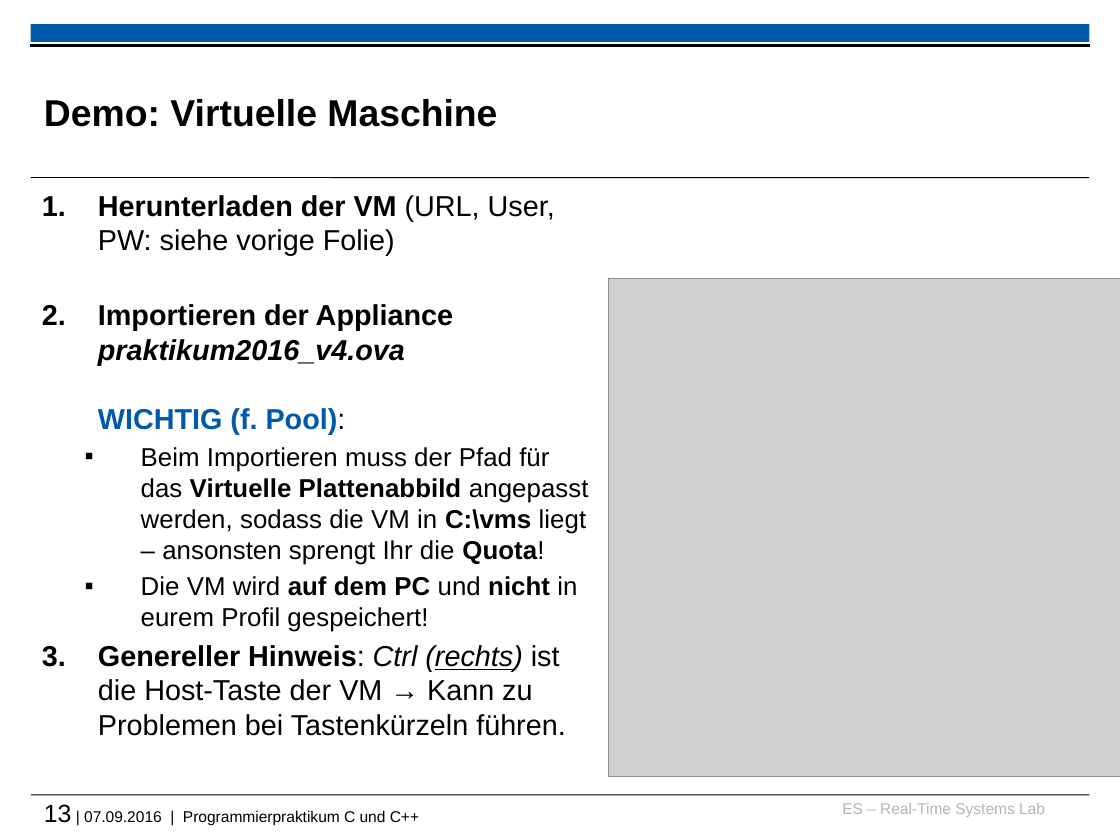
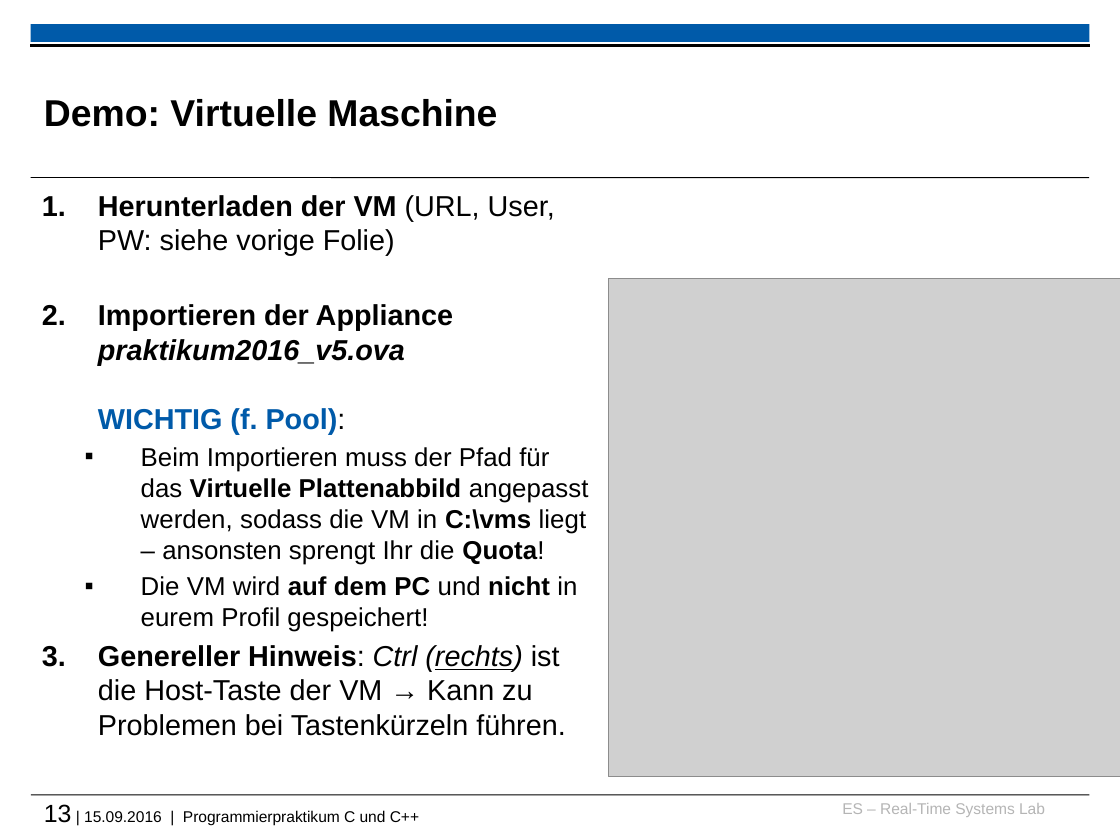
Before and after one commit to h82k/tud-cppp, a slide deck: slide 13 of cppp_lecture.pptx. Drawn at 1120x840 pixels with LibreOffice and Linux fonts; fonts in the diff are those of the drawing; grey boxes stand for pictures; background and template pictures are left out. Boxes give left, top, right and bottom in pixels: in the first picture for what was removed or moved away, otherwise in the second. Text is boxed around its words. In the diff, an @@ line names an element or a change of style, - is before the commit and + after.

```diff
--- a/cppp_lecture.pptx
+++ b/cppp_lecture.pptx
@@ text at box(98, 304, 453, 434): text changed @@
-2. Importieren der Appliance praktikum2016_v4.ova
-   WICHTIG (f. Pool):
+2. Importieren der Appliance praktikum2016_v5.ova
+   WICHTIG (f. Pool):
@@ text at box(44, 804, 419, 825): text changed @@
-13 | 07.09.2016 | Programmierpraktikum C und C++
+13 | 15.09.2016 | Programmierpraktikum C und C++
```
Also in this commit, not shown: 5 other slides changed, 1 other file.
